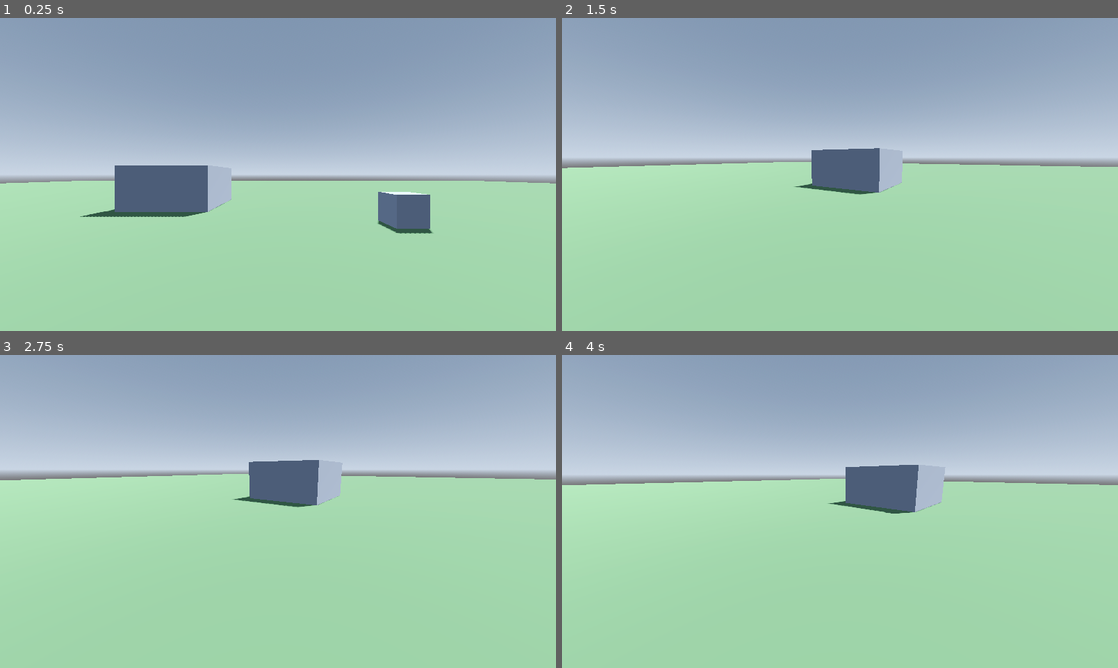
Above: before the commit, frames 1-4 (two rows, left to right).
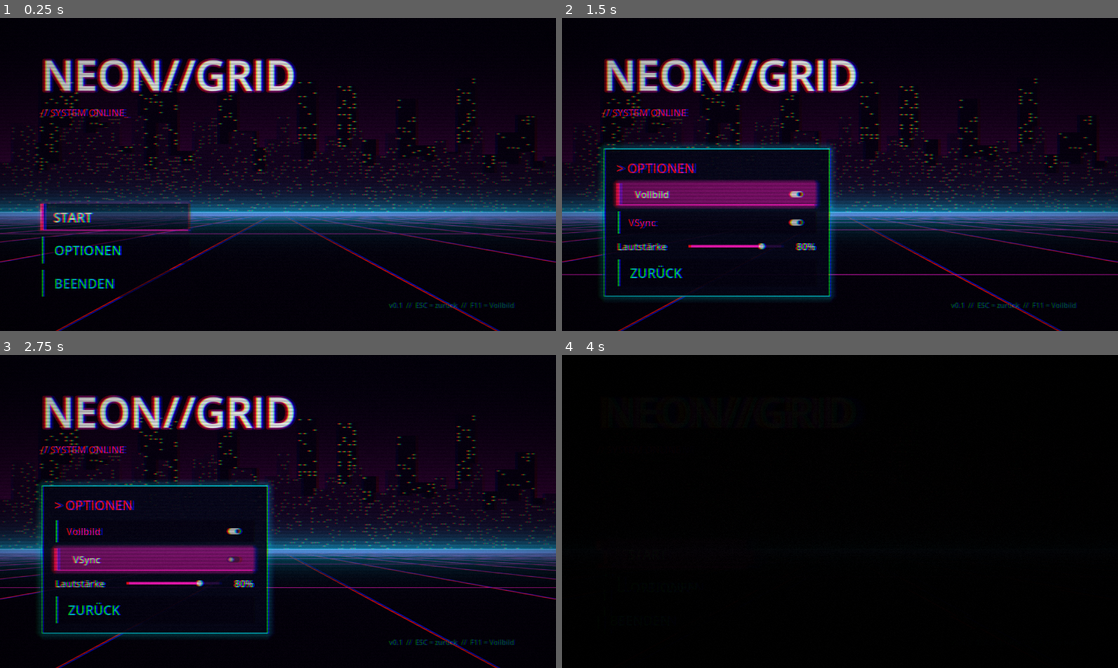
Above: after the commit, the same moments.

Repository: CaptainArschbart/Test
Game: Godot game, scene res://scenes/menu/main_menu.tscn
Two runs of this game, one before a commit and one after it. Both use one fixed random seed, a clock stepped at 60 frames per second and the inputs below. Before the commit the project starts from res://scenes/main/main.tscn.
Inputs (mouse positions are in pixels of both pictures, inside the frame that each line leads up to):
- Up to frame 1 (0.25 s): no input
- Up to frame 2 (1.5 s): click (678, 249) at 0.5 s, where only the run after the commit has a clickable "OPTIONEN"; click (717, 193) at 1.25 s, where only the run after the commit has a clickable "Vollbild"
- Up to frame 3 (2.75 s): click (155, 558) at 2 s, where only the run after the commit has a clickable "VSync"
- Up to frame 4 (4 s): click (717, 608) at 2.75 s, where only the run after the commit has a clickable "ZURÜCK"; click (678, 555) at 3.5 s, where only the run after the commit has a clickable "START"

The runs differ from the first frame. In frame 1, 100% of the frame differs, in the area x 0-100%, y 0-100%; in frame 2, 100%; in frame 3, 100%; in frame 4, 100%.

Commit message:
Cyberpunk-Hauptmenü als Startszene
Neues Menü unter scenes/menu: Neon-Skyline-Hintergrund mit bewegtem
Gitter, CRT-Overlay (Scanlines, Farbverschiebung, Glitch), Knöpfe Start,
Optionen (Vollbild, VSync, Lautstärke, gespeichert in user://settings.cfg)
und Beenden. Start wechselt mit Glitch-Übergang in scenes/main/main.tscn.

Co-Authored-By: Claude Opus 5.5 (1M context) <noreply@anthropic.com>
Claude-Session: https://claude.ai/code/session_01TXpzxYt3h4hqLvFZxHJrh8

Diff:
--- a/project.godot
+++ b/project.godot
@@ -12,7 +12,7 @@
 
 config/name="Godot 3D Base"
 config/description="Grundgerüst für ein 3D-Spiel in Godot 4 (GDScript)."
-run/main_scene="res://scenes/main/main.tscn"
+run/main_scene="res://scenes/menu/main_menu.tscn"
 config/features=PackedStringArray("4.4", "Forward Plus")
 config/icon="res://icon.svg"
 
--- /dev/null
+++ b/scenes/menu/crt_overlay.gdshader
@@ -0,0 +1,43 @@
+shader_type canvas_item;
+// Liegt über dem ganzen Menü: Scanlines, Farbverschiebung (Chromatic
+// Aberration), Vignette und kurze Glitch-Störungen.
+
+uniform sampler2D screen_tex : hint_screen_texture, filter_linear_mipmap;
+uniform float scanline_strength : hint_range(0.0, 1.0) = 0.22;
+uniform float aberration : hint_range(0.0, 0.02) = 0.0025;
+uniform float vignette : hint_range(0.0, 2.0) = 0.9;
+// Wird vom Skript kurzzeitig hochgesetzt (0 = ruhig, 1 = starker Glitch).
+uniform float glitch : hint_range(0.0, 1.0) = 0.0;
+
+float hash(float n) {
+	return fract(sin(n) * 43758.5453);
+}
+
+void fragment() {
+	vec2 uv = SCREEN_UV;
+
+	// Horizontale Streifen, die beim Glitch seitlich verrutschen
+	float band = floor(uv.y * 24.0 + floor(TIME * 18.0) * 3.0);
+	float shift = (hash(band) - 0.5) * 0.08 * glitch * step(0.6, hash(band + 1.7));
+	uv.x += shift;
+
+	float ab = aberration + glitch * 0.012;
+	float r = texture(screen_tex, uv + vec2(ab, 0.0)).r;
+	float g = texture(screen_tex, uv).g;
+	float b = texture(screen_tex, uv - vec2(ab, 0.0)).b;
+	vec3 col = vec3(r, g, b);
+
+	// Scanlines (an Bildschirmpixel gebunden) und leichtes Flackern
+	float scan = sin(FRAGCOORD.y * 3.14159) * 0.5 + 0.5;
+	col *= 1.0 - scanline_strength * scan;
+	col *= 0.97 + 0.03 * sin(TIME * 60.0);
+
+	// Rauschen
+	col += (hash(dot(FRAGCOORD.xy, vec2(12.9898, 78.233)) + TIME) - 0.5) * 0.04;
+
+	// Vignette
+	vec2 v = SCREEN_UV - 0.5;
+	col *= 1.0 - dot(v, v) * vignette;
+
+	COLOR = vec4(col, 1.0);
+}
--- /dev/null
+++ b/scenes/menu/main_menu.gd
@@ -0,0 +1,178 @@
+extends Control
+## Hauptmenü im Cyberpunk-Stil: Start, Optionen, Beenden.
+##
+## Optionen werden in user://settings.cfg gespeichert und beim Start angewendet.
+
+const SETTINGS_PATH := "user://settings.cfg"
+
+## Szene, die "Start" lädt.
+@export_file("*.tscn") var game_scene := "res://scenes/main/main.tscn"
+
+@export_group("Glitch")
+## Zeitraum (Sekunden), in dem zufällig ein Glitch kommt.
+@export var glitch_interval_min := 1.5
+@export var glitch_interval_max := 4.5
+@export var glitch_duration := 0.18
+
+var _glitch_timer := 0.0
+var _glitch_left := 0.0
+var _starting := false
+
+@onready var overlay_material: ShaderMaterial = $Overlay.material
+@onready var title: Label = %Title
+@onready var title_cyan: Label = %TitleCyan
+@onready var title_magenta: Label = %TitleMagenta
+@onready var cursor_label: Label = %Subtitle
+@onready var main_buttons: Control = %MainButtons
+@onready var start_button: Button = %StartButton
+@onready var options_button: Button = %OptionsButton
+@onready var quit_button: Button = %QuitButton
+@onready var options_panel: Control = %OptionsPanel
+@onready var fullscreen_check: CheckButton = %FullscreenCheck
+@onready var vsync_check: CheckButton = %VsyncCheck
+@onready var volume_slider: HSlider = %VolumeSlider
+@onready var volume_value: Label = %VolumeValue
+@onready var back_button: Button = %BackButton
+
+
+func _ready() -> void:
+	Input.mouse_mode = Input.MOUSE_MODE_VISIBLE
+	options_panel.hide()
+
+	start_button.pressed.connect(_on_start_pressed)
+	options_button.pressed.connect(_show_options)
+	quit_button.pressed.connect(_on_quit_pressed)
+	back_button.pressed.connect(_hide_options)
+	fullscreen_check.toggled.connect(_on_fullscreen_toggled)
+	vsync_check.toggled.connect(_on_vsync_toggled)
+	volume_slider.value_changed.connect(_on_volume_changed)
+
+	for button: Button in [start_button, options_button, quit_button, back_button]:
+		button.mouse_entered.connect(button.grab_focus)
+		button.focus_entered.connect(_trigger_glitch.bind(0.35, 0.08))
+
+	_load_settings()
+	_schedule_glitch()
+	start_button.grab_focus()
+	if OS.has_feature("web"):
+		quit_button.hide()
+
+
+func _process(delta: float) -> void:
+	_glitch_timer -= delta
+	if _glitch_timer <= 0.0:
+		_trigger_glitch(randf_range(0.4, 1.0), glitch_duration)
+		_schedule_glitch()
+
+	var strength := 0.0
+	if _glitch_left > 0.0:
+		_glitch_left -= delta
+		strength = overlay_material.get_shader_parameter("glitch")
+		if _glitch_left <= 0.0:
+			strength = 0.0
+	overlay_material.set_shader_parameter("glitch", strength)
+
+	# Titel: Farbkanäle zittern leicht, beim Glitch stärker.
+	var jitter := 2.0 + strength * 14.0
+	title_cyan.position = Vector2(randf_range(-jitter, 0.0), randf_range(-1.0, 1.0) * strength * 4.0)
+	title_magenta.position = Vector2(randf_range(0.0, jitter), randf_range(-1.0, 1.0) * strength * 4.0)
+	title.position.x = randf_range(-1.0, 1.0) * strength * 6.0
+
+	# Blinkender Cursor hinter dem Untertitel.
+	var blink := fmod(Time.get_ticks_msec() / 1000.0, 1.0) < 0.5
+	cursor_label.text = "// SYSTEM ONLINE" + ("_" if blink else " ")
+
+
+func _unhandled_input(event: InputEvent) -> void:
+	if event.is_action_pressed("ui_cancel") and options_panel.visible:
+		_hide_options()
+		get_viewport().set_input_as_handled()
+	elif event is InputEventKey and event.pressed and not event.echo and event.keycode == KEY_F11:
+		fullscreen_check.button_pressed = not fullscreen_check.button_pressed
+
+
+func _trigger_glitch(strength: float, duration: float) -> void:
+	overlay_material.set_shader_parameter("glitch", strength)
+	_glitch_left = duration
+
+
+func _schedule_glitch() -> void:
+	_glitch_timer = randf_range(glitch_interval_min, glitch_interval_max)
+
+
+func _on_start_pressed() -> void:
+	if _starting:
+		return
+	_starting = true
+	main_buttons.process_mode = Node.PROCESS_MODE_DISABLED
+	# Kurzer, harter Glitch als Übergang, dann ins Spiel.
+	_trigger_glitch(1.0, 0.5)
+	var tween := create_tween()
+	tween.tween_property($Fade, "color:a", 1.0, 0.45)
+	await tween.finished
+	get_tree().change_scene_to_file(game_scene)
+
+
+func _on_quit_pressed() -> void:
+	get_tree().quit()
+
+
+func _show_options() -> void:
+	main_buttons.hide()
+	options_panel.show()
+	_trigger_glitch(0.7, 0.12)
+	fullscreen_check.grab_focus()
+
+
+func _hide_options() -> void:
+	_save_settings()
+	options_panel.hide()
+	main_buttons.show()
+	_trigger_glitch(0.7, 0.12)
+	options_button.grab_focus()
+
+
+func _on_fullscreen_toggled(on: bool) -> void:
+	DisplayServer.window_set_mode(
+		DisplayServer.WINDOW_MODE_FULLSCREEN if on else DisplayServer.WINDOW_MODE_WINDOWED
+	)
+
+
+func _on_vsync_toggled(on: bool) -> void:
+	DisplayServer.window_set_vsync_mode(
+		DisplayServer.VSYNC_ENABLED if on else DisplayServer.VSYNC_DISABLED
+	)
+
+
+func _on_volume_changed(value: float) -> void:
+	volume_value.text = "%d%%" % int(value)
+	var bus := AudioServer.get_bus_index("Master")
+	AudioServer.set_bus_volume_db(bus, linear_to_db(value / 100.0))
+	AudioServer.set_bus_mute(bus, value <= 0.0)
+
+
+func _load_settings() -> void:
+	var config := ConfigFile.new()
+	config.load(SETTINGS_PATH)  # Fehlt die Datei, gelten die Standardwerte.
+	var fullscreen: bool = config.get_value(
+		"video", "fullscreen",
+		DisplayServer.window_get_mode() == DisplayServer.WINDOW_MODE_FULLSCREEN
+	)
+	var vsync: bool = config.get_value("video", "vsync", true)
+	var volume: float = config.get_value("audio", "master_volume", 80.0)
+
+	fullscreen_check.button_pressed = fullscreen
+	vsync_check.button_pressed = vsync
+	volume_slider.value = volume
+	# Signale feuern nicht, wenn sich der Wert nicht ändert, daher direkt anwenden.
+	_on_fullscreen_toggled(fullscreen)
+	_on_vsync_toggled(vsync)
+	_on_volume_changed(volume)
+
+
+func _save_settings() -> void:
+	var config := ConfigFile.new()
+	config.set_value("video", "fullscreen", fullscreen_check.button_pressed)
+	config.set_value("video", "vsync", vsync_check.button_pressed)
+	config.set_value("audio", "master_volume", volume_slider.value)
+	config.save(SETTINGS_PATH)
--- /dev/null
+++ b/scenes/menu/main_menu.tscn
@@ -0,0 +1,305 @@
+[gd_scene load_steps=17 format=3]
+
+[ext_resource type="Script" path="res://scenes/menu/main_menu.gd" id="1_menu"]
+[ext_resource type="Shader" path="res://scenes/menu/menu_background.gdshader" id="2_bg"]
+[ext_resource type="Shader" path="res://scenes/menu/crt_overlay.gdshader" id="3_crt"]
+
+[sub_resource type="StyleBoxFlat" id="Style_button_normal"]
+content_margin_left = 28.0
+content_margin_top = 10.0
+content_margin_right = 28.0
+content_margin_bottom = 10.0
+bg_color = Color(0.02, 0.0, 0.06, 0.55)
+border_width_left = 4
+border_color = Color(0, 0.95, 1, 0.8)
+corner_detail = 1
+
+[sub_resource type="StyleBoxFlat" id="Style_button_hover"]
+content_margin_left = 40.0
+content_margin_top = 10.0
+content_margin_right = 28.0
+content_margin_bottom = 10.0
+bg_color = Color(1, 0.1, 0.75, 0.2)
+border_width_left = 8
+border_width_bottom = 2
+border_color = Color(1, 0.1, 0.75, 1)
+shadow_color = Color(1, 0.1, 0.75, 0.35)
+shadow_size = 10
+
+[sub_resource type="StyleBoxFlat" id="Style_button_pressed"]
+content_margin_left = 40.0
+content_margin_top = 10.0
+content_margin_right = 28.0
+content_margin_bottom = 10.0
+bg_color = Color(0, 0.95, 1, 0.35)
+border_width_left = 8
+border_width_bottom = 2
+border_color = Color(0, 0.95, 1, 1)
+shadow_color = Color(0, 0.95, 1, 0.4)
+shadow_size = 12
+
+[sub_resource type="StyleBoxFlat" id="Style_button_focus"]
+draw_center = false
+border_width_left = 8
+border_width_bottom = 2
+border_color = Color(1, 0.1, 0.75, 1)
+shadow_color = Color(1, 0.1, 0.75, 0.25)
+shadow_size = 8
+
+[sub_resource type="StyleBoxFlat" id="Style_panel"]
+content_margin_left = 32.0
+content_margin_top = 24.0
+content_margin_right = 32.0
+content_margin_bottom = 24.0
+bg_color = Color(0.03, 0.0, 0.08, 0.88)
+border_width_left = 2
+border_width_top = 2
+border_width_right = 2
+border_width_bottom = 2
+border_color = Color(0, 0.95, 1, 0.9)
+shadow_color = Color(0, 0.95, 1, 0.25)
+shadow_size = 16
+
+[sub_resource type="StyleBoxFlat" id="Style_slider"]
+content_margin_top = 3.0
+content_margin_bottom = 3.0
+bg_color = Color(0.15, 0.05, 0.25, 1)
+
+[sub_resource type="StyleBoxFlat" id="Style_slider_fill"]
+content_margin_top = 3.0
+content_margin_bottom = 3.0
+bg_color = Color(1, 0.1, 0.75, 1)
+
+[sub_resource type="Theme" id="Theme_cyber"]
+default_font_size = 22
+Button/colors/font_color = Color(0, 0.95, 1, 1)
+Button/colors/font_focus_color = Color(1, 1, 1, 1)
+Button/colors/font_hover_color = Color(1, 1, 1, 1)
+Button/colors/font_pressed_color = Color(1, 1, 1, 1)
+Button/font_sizes/font_size = 30
+Button/styles/focus = SubResource("Style_button_focus")
+Button/styles/hover = SubResource("Style_button_hover")
+Button/styles/normal = SubResource("Style_button_normal")
+Button/styles/pressed = SubResource("Style_button_pressed")
+CheckButton/colors/font_color = Color(0, 0.95, 1, 1)
+CheckButton/colors/font_focus_color = Color(1, 1, 1, 1)
+CheckButton/colors/font_hover_color = Color(1, 1, 1, 1)
+CheckButton/colors/font_pressed_color = Color(1, 0.1, 0.75, 1)
+CheckButton/font_sizes/font_size = 22
+CheckButton/styles/focus = SubResource("Style_button_focus")
+CheckButton/styles/hover = SubResource("Style_button_hover")
+CheckButton/styles/normal = SubResource("Style_button_normal")
+CheckButton/styles/pressed = SubResource("Style_button_normal")
+CheckButton/styles/hover_pressed = SubResource("Style_button_hover")
+HSlider/styles/slider = SubResource("Style_slider")
+HSlider/styles/grabber_area = SubResource("Style_slider_fill")
+HSlider/styles/grabber_area_highlight = SubResource("Style_slider_fill")
+Label/colors/font_color = Color(0.85, 0.9, 1, 1)
+PanelContainer/styles/panel = SubResource("Style_panel")
+
+[sub_resource type="ShaderMaterial" id="Material_bg"]
+shader = ExtResource("2_bg")
+
+[sub_resource type="ShaderMaterial" id="Material_crt"]
+shader = ExtResource("3_crt")
+
+[sub_resource type="LabelSettings" id="LabelSettings_title"]
+font_size = 96
+font_color = Color(1, 1, 1, 1)
+outline_size = 2
+outline_color = Color(1, 1, 1, 0.6)
+shadow_size = 18
+shadow_color = Color(1, 0.1, 0.75, 0.45)
+shadow_offset = Vector2(0, 0)
+
+[sub_resource type="LabelSettings" id="LabelSettings_title_cyan"]
+font_size = 96
+font_color = Color(0, 0.95, 1, 0.75)
+
+[sub_resource type="LabelSettings" id="LabelSettings_title_magenta"]
+font_size = 96
+font_color = Color(1, 0.1, 0.6, 0.75)
+
+[node name="MainMenu" type="Control"]
+layout_mode = 3
+anchors_preset = 15
+anchor_right = 1.0
+anchor_bottom = 1.0
+grow_horizontal = 2
+grow_vertical = 2
+theme = SubResource("Theme_cyber")
+script = ExtResource("1_menu")
+
+[node name="Background" type="ColorRect" parent="."]
+material = SubResource("Material_bg")
+layout_mode = 1
+anchors_preset = 15
+anchor_right = 1.0
+anchor_bottom = 1.0
+grow_horizontal = 2
+grow_vertical = 2
+mouse_filter = 2
+
+[node name="Margin" type="MarginContainer" parent="."]
+layout_mode = 1
+anchors_preset = 15
+anchor_right = 1.0
+anchor_bottom = 1.0
+grow_horizontal = 2
+grow_vertical = 2
+theme_override_constants/margin_left = 96
+theme_override_constants/margin_top = 64
+theme_override_constants/margin_right = 96
+theme_override_constants/margin_bottom = 48
+
+[node name="Layout" type="VBoxContainer" parent="Margin"]
+layout_mode = 2
+theme_override_constants/separation = 8
+
+[node name="TitleBox" type="Control" parent="Margin/Layout"]
+custom_minimum_size = Vector2(0, 130)
+layout_mode = 2
+
+[node name="TitleCyan" type="Label" parent="Margin/Layout/TitleBox"]
+unique_name_in_owner = true
+layout_mode = 0
+offset_right = 900.0
+offset_bottom = 130.0
+text = "NEON//GRID"
+label_settings = SubResource("LabelSettings_title_cyan")
+
+[node name="TitleMagenta" type="Label" parent="Margin/Layout/TitleBox"]
+unique_name_in_owner = true
+layout_mode = 0
+offset_right = 900.0
+offset_bottom = 130.0
+text = "NEON//GRID"
+label_settings = SubResource("LabelSettings_title_magenta")
+
+[node name="Title" type="Label" parent="Margin/Layout/TitleBox"]
+unique_name_in_owner = true
+layout_mode = 0
+offset_right = 900.0
+offset_bottom = 130.0
+text = "NEON//GRID"
+label_settings = SubResource("LabelSettings_title")
+
+[node name="Subtitle" type="Label" parent="Margin/Layout"]
+unique_name_in_owner = true
+layout_mode = 2
+theme_override_colors/font_color = Color(1, 0.1, 0.75, 1)
+theme_override_font_sizes/font_size = 22
+text = "// SYSTEM ONLINE_"
+
+[node name="Spacer" type="Control" parent="Margin/Layout"]
+layout_mode = 2
+size_flags_vertical = 3
+
+[node name="MainButtons" type="VBoxContainer" parent="Margin/Layout"]
+unique_name_in_owner = true
+custom_minimum_size = Vector2(340, 0)
+layout_mode = 2
+size_flags_horizontal = 0
+theme_override_constants/separation = 14
+
+[node name="StartButton" type="Button" parent="Margin/Layout/MainButtons"]
+unique_name_in_owner = true
+layout_mode = 2
+text = "START"
+alignment = 0
+
+[node name="OptionsButton" type="Button" parent="Margin/Layout/MainButtons"]
+unique_name_in_owner = true
+layout_mode = 2
+text = "OPTIONEN"
+alignment = 0
+
+[node name="QuitButton" type="Button" parent="Margin/Layout/MainButtons"]
+unique_name_in_owner = true
+layout_mode = 2
+text = "BEENDEN"
+alignment = 0
+
+[node name="OptionsPanel" type="PanelContainer" parent="Margin/Layout"]
+unique_name_in_owner = true
+visible = false
+custom_minimum_size = Vector2(520, 0)
+layout_mode = 2
+size_flags_horizontal = 0
+
+[node name="Options" type="VBoxContainer" parent="Margin/Layout/OptionsPanel"]
+layout_mode = 2
+theme_override_constants/separation = 14
+
+[node name="Header" type="Label" parent="Margin/Layout/OptionsPanel/Options"]
+layout_mode = 2
+theme_override_colors/font_color = Color(1, 0.1, 0.75, 1)
+theme_override_font_sizes/font_size = 30
+text = "> OPTIONEN"
+
+[node name="FullscreenCheck" type="CheckButton" parent="Margin/Layout/OptionsPanel/Options"]
+unique_name_in_owner = true
+layout_mode = 2
+text = "Vollbild"
+
+[node name="VsyncCheck" type="CheckButton" parent="Margin/Layout/OptionsPanel/Options"]
+unique_name_in_owner = true
+layout_mode = 2
+text = "VSync"
+
+[node name="VolumeRow" type="HBoxContainer" parent="Margin/Layout/OptionsPanel/Options"]
+layout_mode = 2
+theme_override_constants/separation = 16
+
+[node name="VolumeLabel" type="Label" parent="Margin/Layout/OptionsPanel/Options/VolumeRow"]
+custom_minimum_size = Vector2(150, 0)
+layout_mode = 2
+text = "Lautstärke"
+
+[node name="VolumeSlider" type="HSlider" parent="Margin/Layout/OptionsPanel/Options/VolumeRow"]
+unique_name_in_owner = true
+layout_mode = 2
+size_flags_horizontal = 3
+size_flags_vertical = 4
+step = 5.0
+value = 80.0
+
+[node name="VolumeValue" type="Label" parent="Margin/Layout/OptionsPanel/Options/VolumeRow"]
+unique_name_in_owner = true
+custom_minimum_size = Vector2(60, 0)
+layout_mode = 2
+text = "80%"
+horizontal_alignment = 2
+
+[node name="BackButton" type="Button" parent="Margin/Layout/OptionsPanel/Options"]
+unique_name_in_owner = true
+layout_mode = 2
+text = "ZURÜCK"
+alignment = 0
+
+[node name="Footer" type="Label" parent="Margin/Layout"]
+layout_mode = 2
+theme_override_colors/font_color = Color(0, 0.95, 1, 0.5)
+theme_override_font_sizes/font_size = 16
+text = "v0.1  //  ESC = zurück  //  F11 = Vollbild"
+horizontal_alignment = 2
+
+[node name="Fade" type="ColorRect" parent="."]
+layout_mode = 1
+anchors_preset = 15
+anchor_right = 1.0
+anchor_bottom = 1.0
+grow_horizontal = 2
+grow_vertical = 2
+mouse_filter = 2
+color = Color(0, 0, 0, 0)
+
+[node name="Overlay" type="ColorRect" parent="."]
+material = SubResource("Material_crt")
+layout_mode = 1
+anchors_preset = 15
+anchor_right = 1.0
+anchor_bottom = 1.0
+grow_horizontal = 2
+grow_vertical = 2
+mouse_filter = 2
--- /dev/null
+++ b/scenes/menu/menu_background.gdshader
@@ -0,0 +1,67 @@
+shader_type canvas_item;
+// Hintergrund des Hauptmenüs: Nachthimmel, Skyline mit Fenstern und ein
+// bewegtes Neon-Gitter als Boden.
+
+uniform vec4 sky_top : source_color = vec4(0.02, 0.0, 0.06, 1.0);
+uniform vec4 sky_horizon : source_color = vec4(0.35, 0.02, 0.32, 1.0);
+uniform vec4 grid_color : source_color = vec4(1.0, 0.1, 0.75, 1.0);
+uniform vec4 horizon_glow : source_color = vec4(0.0, 0.9, 1.0, 1.0);
+uniform vec4 window_color : source_color = vec4(1.0, 0.85, 0.3, 1.0);
+uniform float horizon = 0.62;
+uniform float grid_speed = 0.35;
+
+float hash(vec2 p) {
+	return fract(sin(dot(p, vec2(127.1, 311.7))) * 43758.5453);
+}
+
+void fragment() {
+	vec2 uv = UV;
+	vec3 col;
+
+	if (uv.y < horizon) {
+		// Himmel mit Verlauf
+		float t = uv.y / horizon;
+		col = mix(sky_top.rgb, sky_horizon.rgb, pow(t, 2.2));
+
+		// Skyline: zwei Ebenen Hochhäuser
+		for (int layer = 0; layer < 2; layer++) {
+			float fl = float(layer);
+			float cols = 28.0 + fl * 18.0;
+			float bx = floor(uv.x * cols + fl * 7.0);
+			float h = 0.12 + hash(vec2(bx, fl)) * (0.32 - fl * 0.12);
+			float top = horizon - h;
+			if (uv.y > top) {
+				vec3 building = mix(vec3(0.03, 0.0, 0.07), vec3(0.08, 0.01, 0.12), fl);
+				// Fenster
+				vec2 cell = vec2(fract(uv.x * cols + fl * 7.0) * 4.0, (uv.y - top) * 90.0);
+				vec2 wid = floor(cell);
+				vec2 wf = fract(cell);
+				float lit = step(0.72, hash(wid + vec2(bx * 13.0, fl * 5.0)));
+				float flicker = step(0.02, hash(wid + floor(TIME * 2.0 + bx)));
+				float win = step(0.25, wf.x) * step(wf.x, 0.75) * step(0.3, wf.y) * step(wf.y, 0.7);
+				building += window_color.rgb * win * lit * flicker * (0.5 - fl * 0.2);
+				col = building;
+			}
+		}
+
+		// Leuchten am Horizont
+		col += horizon_glow.rgb * exp(-(horizon - uv.y) * 28.0) * 0.6;
+	} else {
+		// Boden mit perspektivischem Gitter
+		float d = uv.y - horizon;
+		float z = 0.08 / max(d, 0.0005);
+		float x = (uv.x - 0.5) * z * 6.0;
+		float zz = z + TIME * grid_speed * 4.0;
+		float lx = abs(fract(x) - 0.5);
+		float lz = abs(fract(zz) - 0.5);
+		float w = fwidth(x) * 1.5;
+		float wz = fwidth(zz) * 1.5;
+		float line = max(1.0 - smoothstep(0.0, w, lx - 0.0), 1.0 - smoothstep(0.0, wz, lz));
+		float fade = smoothstep(0.0, 0.25, d);
+		col = vec3(0.02, 0.0, 0.05);
+		col += grid_color.rgb * line * (0.35 + fade);
+		col += horizon_glow.rgb * exp(-d * 30.0) * 0.8;
+	}
+
+	COLOR = vec4(col, 1.0);
+}
Not shown, added: scenes/menu/crt_overlay.gdshader.uid
Not shown, added: scenes/menu/main_menu.gd.uid
Not shown, added: scenes/menu/menu_background.gdshader.uid
